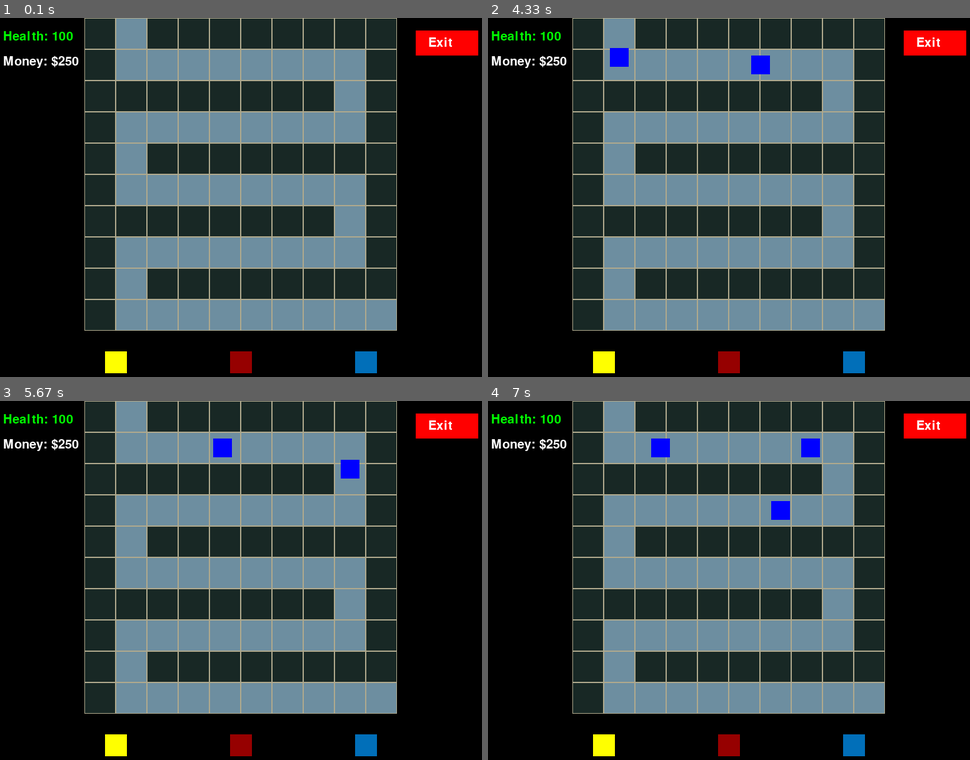
Above: before the commit, frames 1-4 (two rows, left to right).
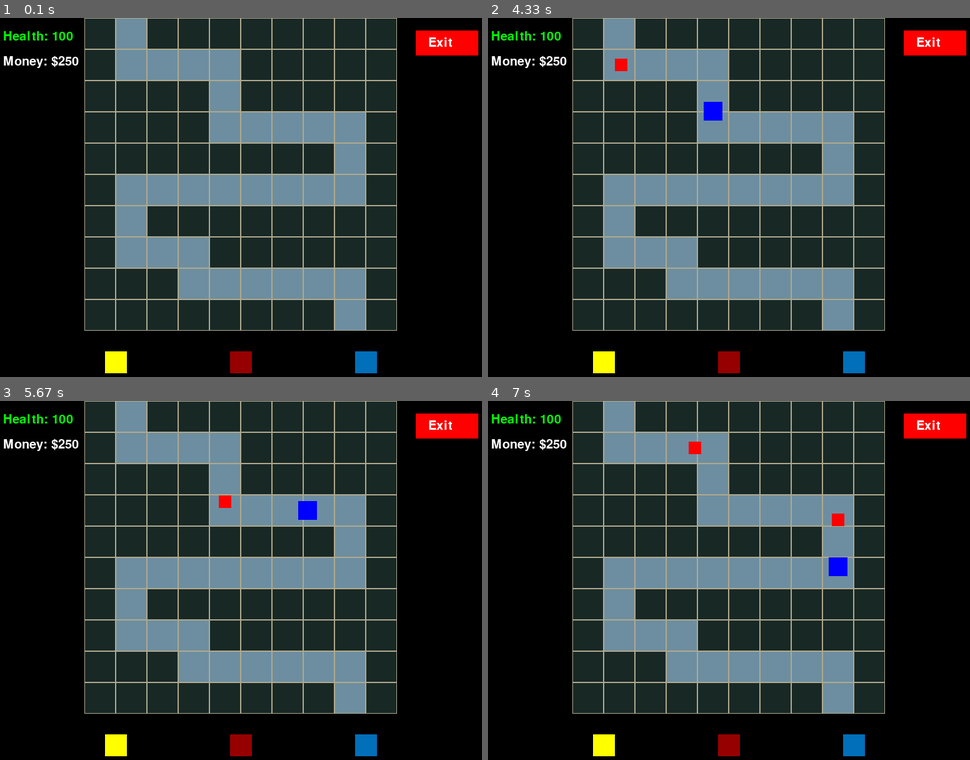
Above: after the commit, the same moments.

Repository: JasonGeppelt/PyGame-Tower-Defense
Game: pygame game, started from main.py
Two runs of this game, one before a commit and one after it. Both use one fixed random seed, a clock stepped at 60 frames per second and the inputs below.
Inputs:
- Up to frame 1 (0.1 s): no input
- Up to frame 2 (4.33 s): no input
- Up to frame 3 (5.67 s): no input
- Up to frame 4 (7 s): no input

The runs differ from the first frame. In frame 1, 17% of the frame differs, in the area x 24-83%, y 8-87%; in frame 2, 18%; in frame 3, 18%; in frame 4, 18%.

Commit message:
just fiddling

Diff:
--- a/main.py
+++ b/main.py
@@ -15,7 +15,7 @@
 # ------------------------------------------------
 # INITIALIZE GAME ELEMENTS
 # ------------------------------------------------
-current_level = 1 # For now, use this to change the level!!!
+current_level = 2 # For now, use this to change the level!!!
 
 # Grid elements
 grid_start_x, grid_start_y = ((SCREEN_WIDTH // 2) - (GRID_COLUMNS // 2) * CELL_SIZE), 0
